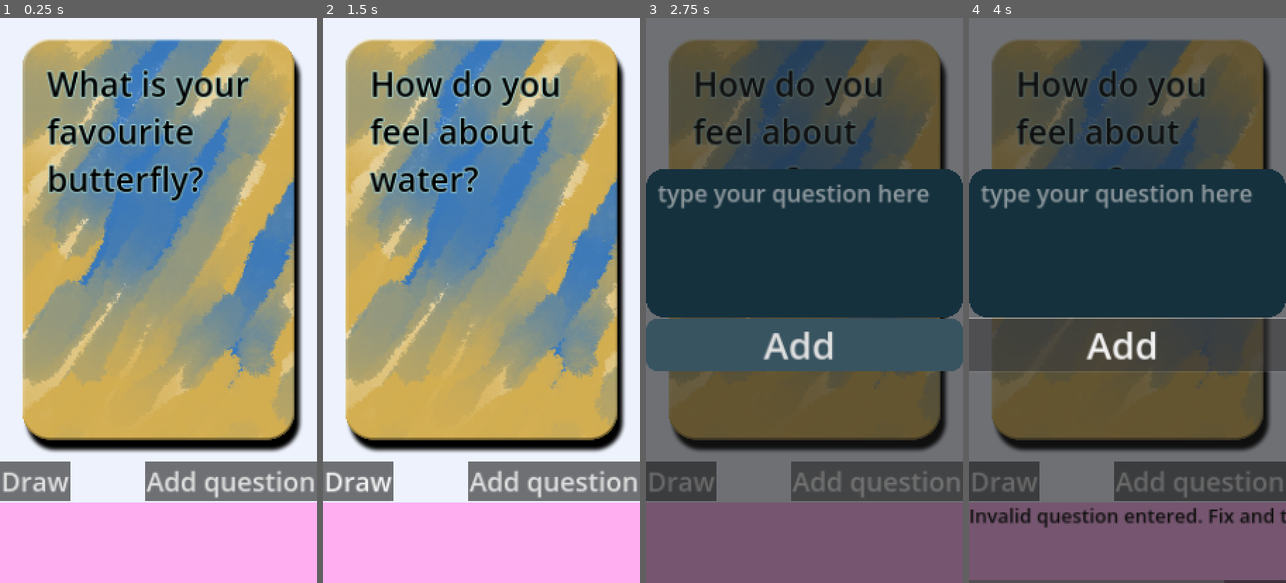
Above: before the commit, frames 1-4 (left to right).
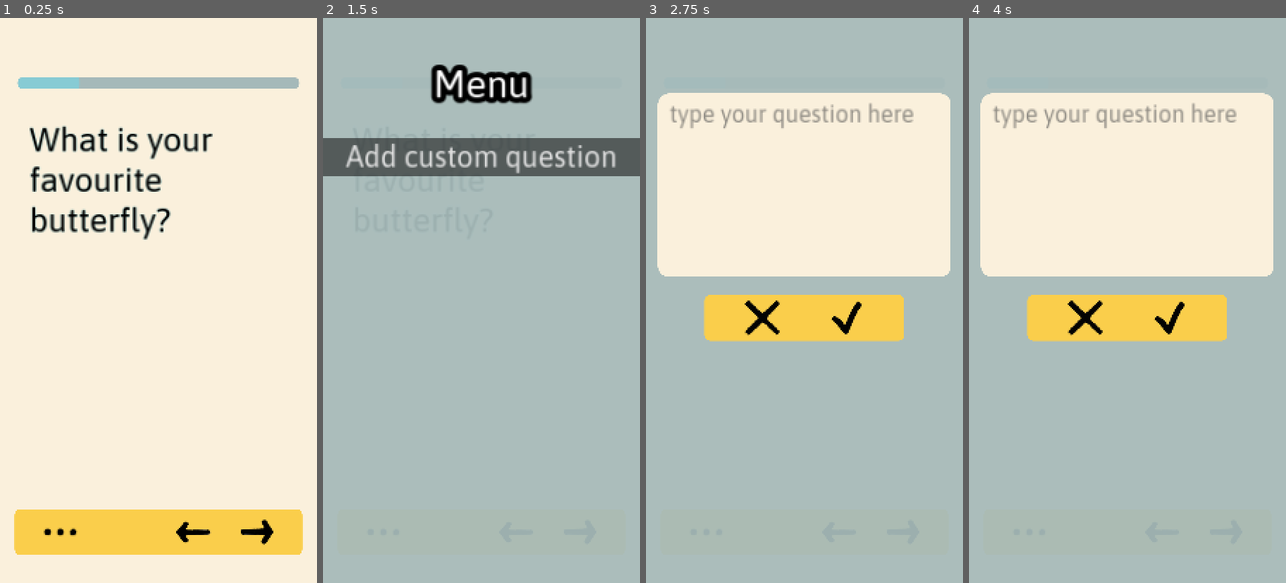
Above: after the commit, the same moments.

Repository: edoartworks/LifeCards
Game: Godot game, scene res://Game/screen_main.tscn
Same seed, same stepped clock (60 frames per second), same inputs: the game is played once before the commit and once after it.
Inputs (mouse positions are in pixels of both pictures, inside the frame that each line leads up to):
- Up to frame 1 (0.25 s): no input
- Up to frame 2 (1.5 s): click (357, 481) at 0.5 s, where only the run before the commit has a clickable "Draw"; click (383, 532) at 1.27 s
- Up to frame 3 (2.75 s): click "Add question" (after the commit: "Add custom question") at 2 s
- Up to frame 4 (4 s): click (1162, 532) at 2.77 s; click (1127, 345) at 3.5 s, where only the run before the commit has a clickable "Add"

The runs differ from the first frame. In frame 1, 100% of the frame differs, in the area x 0-100%, y 0-100%; in frame 2, 99%; in frame 3, 100%; in frame 4, 100%.

Commit message:
UI update and addeed menu

Diff:
--- a/Game/Global.gd
+++ b/Game/Global.gd
@@ -1,7 +1,7 @@
 extends Node
 
-
-var QUESTIONS_FILE_PATH = "res://Data/questions.txt"
+var RESET_USER_QUESTIONS = true
+var QUESTIONS_FILE_PATH = "res://Data/DEBUG_questions.txt"
 var QUESTIONS_USER_FILE_PATH = "user://questions.txt"
 
 var QUESTIONS: Array[String] = []
@@ -41,10 +41,7 @@
 
 
 func copy_questions_to_user_file() -> void:
-	if FileAccess.file_exists(QUESTIONS_USER_FILE_PATH):
-		debug("User questions found. Skip res file copy")
-		return
-	if not FileAccess.file_exists(QUESTIONS_USER_FILE_PATH):
+	if not FileAccess.file_exists(QUESTIONS_USER_FILE_PATH) or RESET_USER_QUESTIONS:
 		var file = FileAccess.open(QUESTIONS_FILE_PATH, FileAccess.READ)
 		if not file:
 			debug(str("Failed to open res file: ", QUESTIONS_FILE_PATH))
@@ -52,7 +49,6 @@
 
 		var content = file.get_as_text()
 		file.close()
-
 		file = FileAccess.open(QUESTIONS_USER_FILE_PATH, FileAccess.WRITE)
 		if not file:
 			debug(str("Failed to open user file: ", QUESTIONS_USER_FILE_PATH))
@@ -60,6 +56,9 @@
 
 		file.store_string(content)
 		file.close()
+	else:
+		debug("User questions found. Skip res file copy")
+		return
 
 
 ### DEBUG
--- /dev/null
+++ b/Game/card_02.tscn
@@ -0,0 +1,48 @@
+[gd_scene load_steps=4 format=3 uid="uid://by76aqaw7clul"]
+
+[ext_resource type="Script" path="res://Game/card.gd" id="2_gyovr"]
+
+[sub_resource type="StyleBoxEmpty" id="StyleBoxEmpty_a2e7p"]
+content_margin_left = 40.0
+content_margin_top = 40.0
+content_margin_right = 10.0
+content_margin_bottom = 40.0
+
+[sub_resource type="LabelSettings" id="LabelSettings_oa1mv"]
+font_size = 114
+font_color = Color(0, 0, 0, 1)
+outline_size = 6
+outline_color = Color(0.7068, 0.93, 0.92256, 1)
+
+[node name="card" type="Control"]
+layout_mode = 3
+anchors_preset = 5
+anchor_left = 0.5
+anchor_right = 0.5
+offset_left = -540.0
+offset_right = 540.0
+offset_bottom = 1312.0
+grow_horizontal = 2
+grow_vertical = 2
+size_flags_horizontal = 3
+size_flags_vertical = 3
+script = ExtResource("2_gyovr")
+
+[node name="cont_text" type="PanelContainer" parent="."]
+layout_mode = 1
+anchors_preset = 15
+anchor_right = 1.0
+anchor_bottom = 1.0
+grow_horizontal = 2
+grow_vertical = 2
+theme_override_styles/panel = SubResource("StyleBoxEmpty_a2e7p")
+
+[node name="lbl_card_text" type="Label" parent="cont_text"]
+custom_minimum_size = Vector2(60, 60)
+layout_mode = 2
+size_flags_vertical = 1
+text = "Yo! Don't make your question longer than this line, to prevent display iiiiiiiiiissues. But maybe, who knows? Maybe it will fit just right? One can hope."
+label_settings = SubResource("LabelSettings_oa1mv")
+autowrap_mode = 3
+clip_text = true
+text_overrun_behavior = 1
--- a/Game/mode_add_q.gd
+++ b/Game/mode_add_q.gd
@@ -3,7 +3,11 @@
 
 signal close_add_q_UI
 
-@onready var TXTED_ADD_Q = $cont_add_q/txted_add_q
+@export var txted_add_question_path : NodePath
+var TXTED_ADD_QUESTION :TextEdit = null
+
+func _ready() -> void:
+	TXTED_ADD_QUESTION = get_node(txted_add_question_path)
 
 
 func add_user_question(new_question) -> void:
@@ -22,10 +26,17 @@
 	Global.debug("Added question: " + new_question)
 
 
-func _on_btn_add_q_pressed() -> void:
-	var q_text: String = TXTED_ADD_Q.text.strip_edges()
+func _on_btn_confirm_pressed() -> void:
+	var q_text: String = ""
+	q_text = TXTED_ADD_QUESTION.text.strip_edges()
 	if q_text.is_empty():
 		Global.debug("Invalid question entered. Fix and try again")
 		return
 	add_user_question(q_text)
+	TXTED_ADD_QUESTION.text = ""
 	close_add_q_UI.emit()
+
+
+func _on_btn_cancel_pressed() -> void:
+	TXTED_ADD_QUESTION.text = ""
+	close_add_q_UI.emit()
--- a/Game/mode_add_q.tscn
+++ b/Game/mode_add_q.tscn
@@ -1,24 +1,12 @@
-[gd_scene load_steps=4 format=3 uid="uid://ktkatts3phbm"]
+[gd_scene load_steps=6 format=3 uid="uid://ktkatts3phbm"]
 
+[ext_resource type="Theme" uid="uid://fa3sqrgi1208" path="res://Art/th_custom01.theme" id="1_3pbqw"]
 [ext_resource type="Script" path="res://Game/mode_add_q.gd" id="1_tx0tm"]
+[ext_resource type="Texture2D" uid="uid://pm7346njvp7s" path="res://Art/icon_cancel.png" id="3_mnbnh"]
+[ext_resource type="Texture2D" uid="uid://cfveb17qyderm" path="res://Art/icon_confirm.png" id="4_upuil"]
 
-[sub_resource type="StyleBoxFlat" id="StyleBoxFlat_e61of"]
-content_margin_left = 40.0
-content_margin_top = 40.0
-content_margin_right = 40.0
-content_margin_bottom = 40.0
-bg_color = Color(0.084, 0.1906, 0.24, 1)
-corner_radius_top_left = 64
-corner_radius_top_right = 64
-corner_radius_bottom_right = 64
-corner_radius_bottom_left = 64
-
-[sub_resource type="StyleBoxFlat" id="StyleBoxFlat_ibw7q"]
-bg_color = Color(0.2242, 0.330663, 0.38, 1)
-corner_radius_top_left = 40
-corner_radius_top_right = 40
-corner_radius_bottom_right = 40
-corner_radius_bottom_left = 40
+[sub_resource type="StyleBoxFlat" id="StyleBoxFlat_5mgnx"]
+bg_color = Color(0.6497, 0.73, 0.727323, 0.941176)
 
 [node name="add_q_mode" type="Control"]
 layout_mode = 3
@@ -27,7 +15,9 @@
 anchor_bottom = 1.0
 grow_horizontal = 2
 grow_vertical = 2
+theme = ExtResource("1_3pbqw")
 script = ExtResource("1_tx0tm")
+txted_add_question_path = NodePath("MarginContainer/cont_add_q/txted_add_question")
 
 [node name="BG" type="Panel" parent="."]
 layout_mode = 1
@@ -36,8 +26,9 @@
 anchor_bottom = 1.0
 grow_horizontal = 2
 grow_vertical = 2
+theme_override_styles/panel = SubResource("StyleBoxFlat_5mgnx")
 
-[node name="cont_add_q" type="VBoxContainer" parent="."]
+[node name="MarginContainer" type="MarginContainer" parent="."]
 layout_mode = 1
 anchors_preset = 7
 anchor_left = 0.5
@@ -45,30 +36,82 @@
 anchor_right = 0.5
 anchor_bottom = 1.0
 offset_left = -540.0
-offset_top = -1408.0
+offset_top = -1664.0
 offset_right = 540.0
-offset_bottom = -720.0
-grow_horizontal = 2
-grow_vertical = 0
+offset_bottom = -832.0
+theme_override_constants/margin_left = 40
+theme_override_constants/margin_right = 40
 
-[node name="txted_add_q" type="TextEdit" parent="cont_add_q"]
+[node name="cont_add_q" type="VBoxContainer" parent="MarginContainer"]
+layout_mode = 2
+
+[node name="txted_add_question" type="TextEdit" parent="MarginContainer/cont_add_q"]
 layout_mode = 2
 size_flags_horizontal = 3
 size_flags_vertical = 3
-theme_override_colors/caret_color = Color(1, 1, 1, 1)
-theme_override_constants/caret_width = 8
-theme_override_font_sizes/font_size = 80
-theme_override_styles/normal = SubResource("StyleBoxFlat_e61of")
 placeholder_text = "type your question here"
 middle_mouse_paste_enabled = false
 wrap_mode = 1
 caret_blink = true
 caret_multiple = false
 
-[node name="btn_add_q" type="Button" parent="cont_add_q"]
+[node name="spacer3" type="Control" parent="MarginContainer/cont_add_q"]
 layout_mode = 2
-theme_override_font_sizes/font_size = 128
-theme_override_styles/normal = SubResource("StyleBoxFlat_ibw7q")
-text = "Add "
+size_flags_vertical = 3
+size_flags_stretch_ratio = 0.1
 
-[connection signal="pressed" from="cont_add_q/btn_add_q" to="." method="_on_btn_add_q_pressed"]
+[node name="HBoxContainer" type="HBoxContainer" parent="MarginContainer/cont_add_q"]
+layout_mode = 2
+
+[node name="spacer4" type="Control" parent="MarginContainer/cont_add_q/HBoxContainer"]
+layout_mode = 2
+size_flags_horizontal = 3
+size_flags_stretch_ratio = 0.25
+
+[node name="cont_btns_bg" type="PanelContainer" parent="MarginContainer/cont_add_q/HBoxContainer"]
+layout_mode = 2
+size_flags_horizontal = 3
+
+[node name="cont_btns" type="HBoxContainer" parent="MarginContainer/cont_add_q/HBoxContainer/cont_btns_bg"]
+layout_mode = 2
+
+[node name="spacer4" type="Control" parent="MarginContainer/cont_add_q/HBoxContainer/cont_btns_bg/cont_btns"]
+custom_minimum_size = Vector2(0, 100)
+layout_mode = 2
+size_flags_horizontal = 3
+size_flags_stretch_ratio = 0.25
+
+[node name="btn_cancel" type="Button" parent="MarginContainer/cont_add_q/HBoxContainer/cont_btns_bg/cont_btns"]
+layout_mode = 2
+theme = ExtResource("1_3pbqw")
+action_mode = 0
+icon = ExtResource("3_mnbnh")
+icon_alignment = 1
+
+[node name="spacer5" type="Control" parent="MarginContainer/cont_add_q/HBoxContainer/cont_btns_bg/cont_btns"]
+custom_minimum_size = Vector2(0, 100)
+layout_mode = 2
+size_flags_horizontal = 3
+size_flags_stretch_ratio = 0.3
+
+[node name="btn_confirm" type="Button" parent="MarginContainer/cont_add_q/HBoxContainer/cont_btns_bg/cont_btns"]
+layout_mode = 2
+theme = ExtResource("1_3pbqw")
+action_mode = 0
+icon = ExtResource("4_upuil")
+icon_alignment = 1
+
+[node name="spacer6" type="Control" parent="MarginContainer/cont_add_q/HBoxContainer/cont_btns_bg/cont_btns"]
+custom_minimum_size = Vector2(0, 100)
+layout_mode = 2
+size_flags_horizontal = 3
+size_flags_stretch_ratio = 0.25
+
+[node name="spacer5" type="Control" parent="MarginContainer/cont_add_q/HBoxContainer"]
+custom_minimum_size = Vector2(0, 100)
+layout_mode = 2
+size_flags_horizontal = 3
+size_flags_stretch_ratio = 0.25
+
+[connection signal="pressed" from="MarginContainer/cont_add_q/HBoxContainer/cont_btns_bg/cont_btns/btn_cancel" to="." method="_on_btn_cancel_pressed"]
+[connection signal="pressed" from="MarginContainer/cont_add_q/HBoxContainer/cont_btns_bg/cont_btns/btn_confirm" to="." method="_on_btn_confirm_pressed"]
--- a/Game/mode_card.gd
+++ b/Game/mode_card.gd
@@ -1,14 +1,19 @@
 extends Panel
 
 
-signal show_add_question
+signal show_menu
 
-@onready var CARD = $VBoxContainer/card
-@onready var DEBUG_LOG = $VBoxContainer/cont_debug_log/lbl_debug_log
-@onready var DEBUG_SCROLL = $VBoxContainer/cont_debug_log
+@export var card_path :NodePath
+@export var debug_log_path :NodePath
+var CARD :Node = null
+var DEBUG_LOG :Node = null
+var DEBUG_SCROLL :Node = null
 
 
 func _ready() -> void:
+	CARD = get_node(card_path)
+	DEBUG_LOG = get_node(debug_log_path)
+	DEBUG_SCROLL = DEBUG_LOG.get_parent()
 	draw_card()
 	# TODO: card should be empty first
 
@@ -28,13 +33,13 @@
 		Global.debug("No more questions")
 
 
-func _on_btn_draw_pressed() -> void:
+func _on_btn_fwd_pressed() -> void:
 	draw_card()
-
-
-func _on_btn_add_q_pressed() -> void:
-	show_add_question.emit()
 
 
 func _scroll_to_bottom():
 	DEBUG_SCROLL.scroll_vertical = DEBUG_SCROLL.get_v_scroll_bar().max_value
+
+
+func _on_btn_menu_pressed() -> void:
+	show_menu.emit()
--- a/Game/mode_card.tscn
+++ b/Game/mode_card.tscn
@@ -1,10 +1,15 @@
-[gd_scene load_steps=5 format=3 uid="uid://misl3tfjpq0x"]
+[gd_scene load_steps=10 format=3 uid="uid://misl3tfjpq0x"]
 
 [ext_resource type="Script" path="res://Game/mode_card.gd" id="1_6i3pm"]
 [ext_resource type="PackedScene" uid="uid://chw4cxtoqcv3m" path="res://Game/card.tscn" id="1_c4b2o"]
+[ext_resource type="PackedScene" uid="uid://by76aqaw7clul" path="res://Game/card_02.tscn" id="3_80x67"]
+[ext_resource type="Theme" uid="uid://fa3sqrgi1208" path="res://Art/th_custom01.theme" id="3_fjgbr"]
+[ext_resource type="Texture2D" uid="uid://blqmevr5wam4q" path="res://Art/icon_dots.png" id="5_pv87m"]
+[ext_resource type="Texture2D" uid="uid://c5yy0o310pypc" path="res://Art/icon_arrow_l.png" id="6_8r6ww"]
+[ext_resource type="Texture2D" uid="uid://758uvwgicrj2" path="res://Art/icon_arrow.png" id="6_vlu3g"]
 
-[sub_resource type="StyleBoxFlat" id="StyleBoxFlat_xmwvc"]
-bg_color = Color(0.9306, 0.94941, 0.99, 1)
+[sub_resource type="StyleBoxFlat" id="StyleBoxFlat_15ndv"]
+bg_color = Color(0.4864, 0.64, 0.63488, 1)
 
 [sub_resource type="StyleBoxFlat" id="StyleBoxFlat_6es5q"]
 bg_color = Color(1, 0.683554, 0.938661, 1)
@@ -15,12 +20,14 @@
 anchor_bottom = 1.0
 grow_horizontal = 2
 grow_vertical = 2
-theme_override_styles/panel = SubResource("StyleBoxFlat_xmwvc")
+theme = ExtResource("3_fjgbr")
 script = ExtResource("1_6i3pm")
+card_path = NodePath("cont_safe_area/VBoxContainer/card2")
+debug_log_path = NodePath("cont_safe_area/VBoxContainer/cont_debug_log/lbl_debug_log")
 
-[node name="VBoxContainer" type="VBoxContainer" parent="."]
+[node name="cont_safe_area" type="MarginContainer" parent="."]
 layout_mode = 1
-anchors_preset = 7
+anchors_preset = -1
 anchor_left = 0.5
 anchor_top = 1.0
 anchor_right = 0.5
@@ -29,43 +36,114 @@
 offset_top = -1920.0
 offset_right = 540.0
 grow_horizontal = 2
-grow_vertical = 0
+grow_vertical = 2
+theme_override_constants/margin_left = 60
+theme_override_constants/margin_top = 60
+theme_override_constants/margin_right = 60
+theme_override_constants/margin_bottom = 60
 
-[node name="card" parent="VBoxContainer" instance=ExtResource("1_c4b2o")]
+[node name="VBoxContainer" type="VBoxContainer" parent="cont_safe_area"]
 layout_mode = 2
 
-[node name="spacer" type="Control" parent="VBoxContainer"]
+[node name="spacer" type="Control" parent="cont_safe_area/VBoxContainer"]
+custom_minimum_size = Vector2(0, 40)
+layout_mode = 2
+size_flags_vertical = 3
+size_flags_stretch_ratio = 0.1
+
+[node name="ProgressBar" type="ProgressBar" parent="cont_safe_area/VBoxContainer"]
+custom_minimum_size = Vector2(0, 40)
+layout_mode = 2
+value = 22.0
+rounded = true
+show_percentage = false
+
+[node name="test" type="Button" parent="cont_safe_area/VBoxContainer"]
+visible = false
+custom_minimum_size = Vector2(200, 50)
+layout_mode = 2
+theme_override_styles/normal = SubResource("StyleBoxFlat_15ndv")
+action_mode = 0
+icon_alignment = 1
+
+[node name="spacer3" type="Control" parent="cont_safe_area/VBoxContainer"]
+custom_minimum_size = Vector2(0, 40)
+layout_mode = 2
+size_flags_vertical = 3
+size_flags_stretch_ratio = 0.04
+
+[node name="card" parent="cont_safe_area/VBoxContainer" instance=ExtResource("1_c4b2o")]
+visible = false
+layout_mode = 2
+
+[node name="card2" parent="cont_safe_area/VBoxContainer" instance=ExtResource("3_80x67")]
+layout_mode = 2
+
+[node name="cont_btns_bg" type="PanelContainer" parent="cont_safe_area/VBoxContainer"]
+layout_mode = 2
+size_flags_vertical = 0
+
+[node name="cont_btns" type="HBoxContainer" parent="cont_safe_area/VBoxContainer/cont_btns_bg"]
+layout_mode = 2
+
+[node name="spacer3" type="Control" parent="cont_safe_area/VBoxContainer/cont_btns_bg/cont_btns"]
+custom_minimum_size = Vector2(0, 100)
+layout_mode = 2
+size_flags_horizontal = 3
+size_flags_stretch_ratio = 0.25
+
+[node name="btn_menu" type="Button" parent="cont_safe_area/VBoxContainer/cont_btns_bg/cont_btns"]
+layout_mode = 2
+theme = ExtResource("3_fjgbr")
+action_mode = 0
+icon = ExtResource("5_pv87m")
+icon_alignment = 1
+
+[node name="spacer5" type="Control" parent="cont_safe_area/VBoxContainer/cont_btns_bg/cont_btns"]
+custom_minimum_size = Vector2(0, 100)
+layout_mode = 2
+size_flags_horizontal = 3
+
+[node name="btn_back" type="Button" parent="cont_safe_area/VBoxContainer/cont_btns_bg/cont_btns"]
+layout_mode = 2
+theme = ExtResource("3_fjgbr")
+action_mode = 0
+icon = ExtResource("6_8r6ww")
+icon_alignment = 1
+
+[node name="spacer4" type="Control" parent="cont_safe_area/VBoxContainer/cont_btns_bg/cont_btns"]
+custom_minimum_size = Vector2(0, 100)
+layout_mode = 2
+size_flags_horizontal = 3
+size_flags_stretch_ratio = 0.25
+
+[node name="btn_fwd" type="Button" parent="cont_safe_area/VBoxContainer/cont_btns_bg/cont_btns"]
+layout_mode = 2
+theme = ExtResource("3_fjgbr")
+action_mode = 0
+icon = ExtResource("6_vlu3g")
+icon_alignment = 1
+
+[node name="spacer6" type="Control" parent="cont_safe_area/VBoxContainer/cont_btns_bg/cont_btns"]
+custom_minimum_size = Vector2(0, 100)
+layout_mode = 2
+size_flags_horizontal = 3
+size_flags_stretch_ratio = 0.25
+
+[node name="spacer2" type="Control" parent="cont_safe_area/VBoxContainer"]
+custom_minimum_size = Vector2(0, 40)
+layout_mode = 2
+
+[node name="cont_debug_log" type="ScrollContainer" parent="cont_safe_area/VBoxContainer"]
 visible = false
 custom_minimum_size = Vector2(0, 100)
 layout_mode = 2
 size_flags_vertical = 3
-
-[node name="cont_btns" type="HBoxContainer" parent="VBoxContainer"]
-layout_mode = 2
-
-[node name="btn_draw" type="Button" parent="VBoxContainer/cont_btns"]
-layout_mode = 2
-theme_override_font_sizes/font_size = 90
-text = "Draw"
-
-[node name="spacer3" type="Control" parent="VBoxContainer/cont_btns"]
-custom_minimum_size = Vector2(0, 100)
-layout_mode = 2
-size_flags_horizontal = 3
-
-[node name="btn_add_q" type="Button" parent="VBoxContainer/cont_btns"]
-layout_mode = 2
-theme_override_font_sizes/font_size = 90
-text = "Add question"
-
-[node name="cont_debug_log" type="ScrollContainer" parent="VBoxContainer"]
-custom_minimum_size = Vector2(0, 100)
-layout_mode = 2
-size_flags_vertical = 3
+size_flags_stretch_ratio = 0.3
 theme_override_styles/panel = SubResource("StyleBoxFlat_6es5q")
 follow_focus = true
 
-[node name="lbl_debug_log" type="Label" parent="VBoxContainer/cont_debug_log"]
+[node name="lbl_debug_log" type="Label" parent="cont_safe_area/VBoxContainer/cont_debug_log"]
 layout_mode = 2
 size_flags_horizontal = 3
 size_flags_vertical = 2
@@ -74,5 +152,5 @@
 text = "DEBUG"
 vertical_alignment = 2
 
-[connection signal="pressed" from="VBoxContainer/cont_btns/btn_draw" to="." method="_on_btn_draw_pressed"]
-[connection signal="pressed" from="VBoxContainer/cont_btns/btn_add_q" to="." method="_on_btn_add_q_pressed"]
+[connection signal="pressed" from="cont_safe_area/VBoxContainer/cont_btns_bg/cont_btns/btn_menu" to="." method="_on_btn_menu_pressed"]
+[connection signal="pressed" from="cont_safe_area/VBoxContainer/cont_btns_bg/cont_btns/btn_fwd" to="." method="_on_btn_fwd_pressed"]
--- /dev/null
+++ b/Game/mode_menu.gd
@@ -0,0 +1,7 @@
+extends Control
+
+signal show_add_question
+
+
+func _on_btn_add_q_pressed() -> void:
+	show_add_question.emit()
--- /dev/null
+++ b/Game/mode_menu.tscn
@@ -0,0 +1,57 @@
+[gd_scene load_steps=3 format=3 uid="uid://d1f7oecpsrav"]
+
+[ext_resource type="Script" path="res://Game/mode_menu.gd" id="1_6yltm"]
+
+[sub_resource type="StyleBoxFlat" id="StyleBoxFlat_5mgnx"]
+bg_color = Color(0.6497, 0.73, 0.727323, 0.941176)
+
+[node name="mode_menu" type="Control"]
+layout_mode = 3
+anchors_preset = 15
+anchor_right = 1.0
+anchor_bottom = 1.0
+grow_horizontal = 2
+grow_vertical = 2
+script = ExtResource("1_6yltm")
+
+[node name="BG" type="Panel" parent="."]
+layout_mode = 1
+anchors_preset = 15
+anchor_right = 1.0
+anchor_bottom = 1.0
+grow_horizontal = 2
+grow_vertical = 2
+theme_override_styles/panel = SubResource("StyleBoxFlat_5mgnx")
+
+[node name="cont_menu" type="VBoxContainer" parent="."]
+layout_mode = 1
+anchors_preset = 7
+anchor_left = 0.5
+anchor_top = 1.0
+anchor_right = 0.5
+anchor_bottom = 1.0
+offset_left = -540.0
+offset_top = -1776.0
+offset_right = 540.0
+offset_bottom = -128.0
+grow_horizontal = 2
+grow_vertical = 0
+
+[node name="lbl_title" type="Label" parent="cont_menu"]
+layout_mode = 2
+theme_override_constants/outline_size = 75
+theme_override_font_sizes/font_size = 131
+text = "Menu"
+horizontal_alignment = 1
+
+[node name="spacer" type="Control" parent="cont_menu"]
+custom_minimum_size = Vector2(0, 100)
+layout_mode = 2
+size_flags_horizontal = 3
+
+[node name="btn_add_q" type="Button" parent="cont_menu"]
+layout_mode = 2
+theme_override_font_sizes/font_size = 100
+text = "Add custom question"
+
+[connection signal="pressed" from="cont_menu/btn_add_q" to="." method="_on_btn_add_q_pressed"]
--- a/Game/screen_main.gd
+++ b/Game/screen_main.gd
@@ -1,23 +1,32 @@
 extends CanvasLayer
 
 @export var mode_card_path: NodePath
-@export var canvlayer_add_q_path: NodePath
 @export var mode_add_q_path: NodePath
+@export var mode_menu: NodePath
 var add_question_layer: Node = null
+var menu_layer: Node = null
 
 
 func _ready():
 	# Connect signals
 	var mode_card_node = get_node(mode_card_path)
 	var mode_add_q_node = get_node(mode_add_q_path)
-	add_question_layer = get_node(canvlayer_add_q_path)
-	mode_card_node.connect("show_add_question", _on_show_add_question)
+	var mode_menu_node = get_node(mode_menu)
+	add_question_layer = mode_add_q_node.get_parent()
+	menu_layer = mode_menu_node.get_parent()
+	mode_menu_node.connect("show_add_question", _on_show_add_question)
 	mode_add_q_node.connect("close_add_q_UI", _on_close_add_q_UI)
+	mode_card_node.connect("show_menu", _on_show_menu)
 
 
 func _on_show_add_question():
 	add_question_layer.visible = true
+	menu_layer.visible = false
 
 
 func _on_close_add_q_UI():
 	add_question_layer.visible = false
+
+
+func _on_show_menu():
+	menu_layer.visible = true
--- a/Game/screen_main.tscn
+++ b/Game/screen_main.tscn
@@ -1,22 +1,29 @@
-[gd_scene load_steps=4 format=3 uid="uid://f0xnalit6yck"]
+[gd_scene load_steps=5 format=3 uid="uid://f0xnalit6yck"]
 
 [ext_resource type="Script" path="res://Game/screen_main.gd" id="1_7ymd8"]
 [ext_resource type="PackedScene" uid="uid://misl3tfjpq0x" path="res://Game/mode_card.tscn" id="1_e5ns8"]
 [ext_resource type="PackedScene" uid="uid://ktkatts3phbm" path="res://Game/mode_add_q.tscn" id="2_b2ui6"]
+[ext_resource type="PackedScene" uid="uid://d1f7oecpsrav" path="res://Game/mode_menu.tscn" id="4_e2i5t"]
 
 [node name="screen_main" type="CanvasLayer"]
 script = ExtResource("1_7ymd8")
 mode_card_path = NodePath("canvlayer_card_mode/mode_card")
-canvlayer_add_q_path = NodePath("canvlayer_add_q")
 mode_add_q_path = NodePath("canvlayer_add_q/mode_add_q")
+mode_menu = NodePath("canvlayer_menu/mode_menu")
 
 [node name="canvlayer_card_mode" type="CanvasLayer" parent="."]
 
 [node name="mode_card" parent="canvlayer_card_mode" instance=ExtResource("1_e5ns8")]
 metadata/_edit_use_anchors_ = true
 
-[node name="canvlayer_add_q" type="CanvasLayer" parent="."]
+[node name="canvlayer_menu" type="CanvasLayer" parent="."]
 layer = 2
 visible = false
 
+[node name="mode_menu" parent="canvlayer_menu" instance=ExtResource("4_e2i5t")]
+
+[node name="canvlayer_add_q" type="CanvasLayer" parent="."]
+layer = 3
+visible = false
+
 [node name="mode_add_q" parent="canvlayer_add_q" instance=ExtResource("2_b2ui6")]
--- a/project.godot
+++ b/project.godot
@@ -28,6 +28,10 @@
 window/stretch/aspect="expand"
 window/handheld/orientation=1
 
+[gui]
+
+theme/custom_font="res://Art/Asap-VariableFont_wdth,wght.ttf"
+
 [input_devices]
 
 pointing/emulate_touch_from_mouse=true
Binary file added: Art/Asap-Italic-VariableFont_wdth,wght.ttf
Not shown, added: Art/Asap-Italic-VariableFont_wdth,wght.ttf.import
Binary file added: Art/Asap-VariableFont_wdth,wght.ttf
Not shown, added: Art/Asap-VariableFont_wdth,wght.ttf.import
Binary file added: Art/icon_arrow.png
Not shown, added: Art/icon_arrow.png.import
Binary file added: Art/icon_arrow_l.png
Not shown, added: Art/icon_arrow_l.png.import
Binary file added: Art/icon_cancel.png
Not shown, added: Art/icon_cancel.png.import
Binary file added: Art/icon_confirm.png
Not shown, added: Art/icon_confirm.png.import
(and 14 more such lines)
